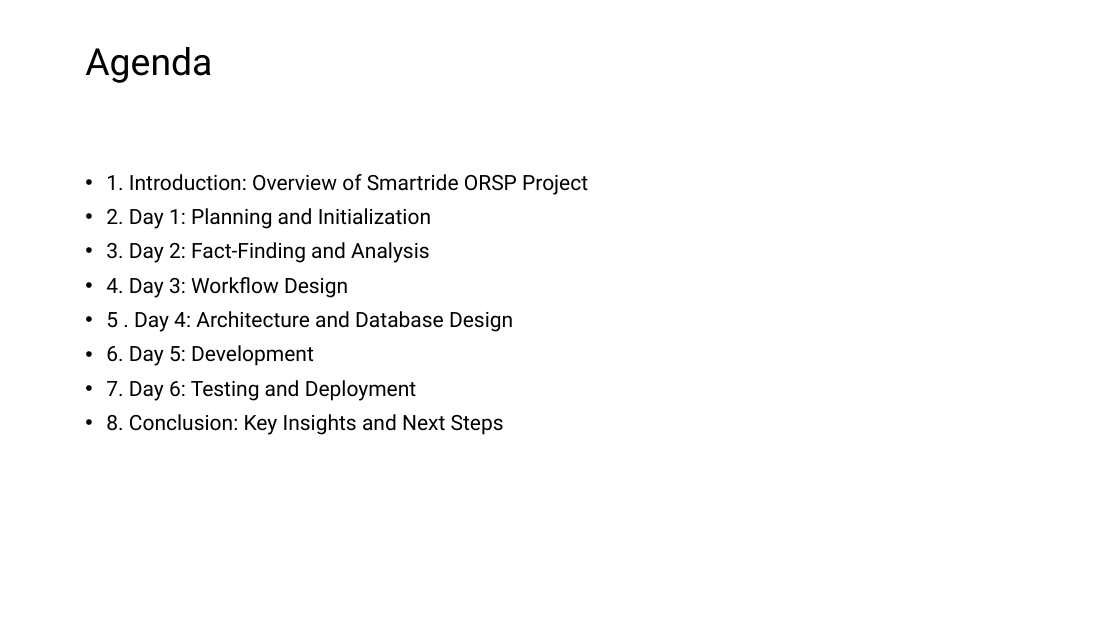
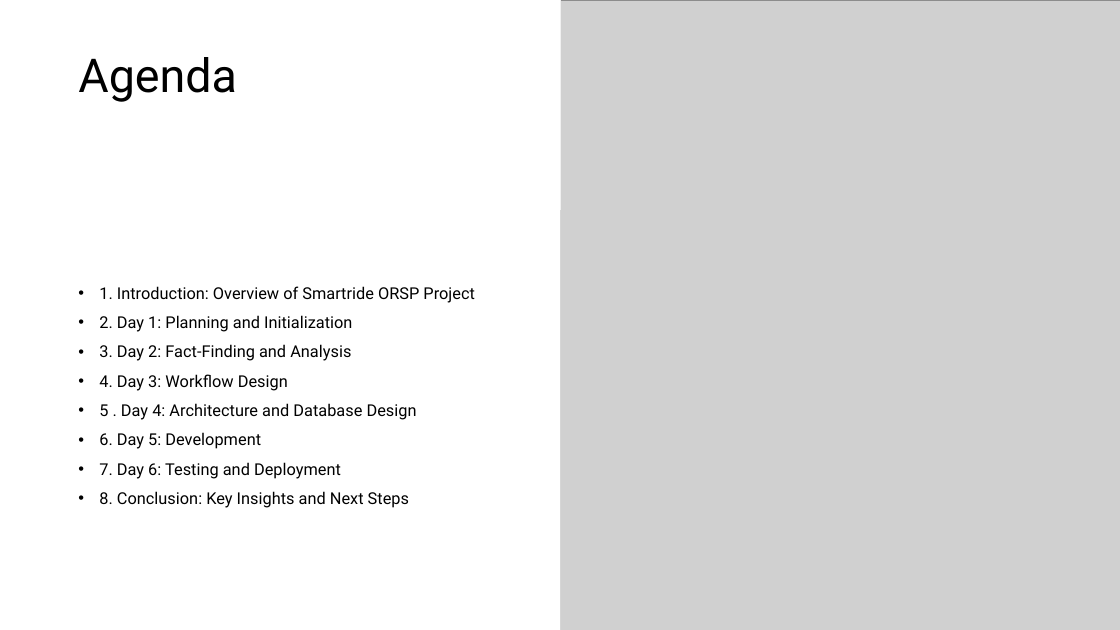
Before and after one commit to CheetoBuri/ProposalForSmartRide, a slide deck: slide 2 of Smartride proposal.pptx. Drawn at 1120x630 pixels with LibreOffice and Linux fonts; fonts in the diff are those of the drawing; grey boxes stand for pictures. Boxes give left, top, right and bottom in pixels: in the first picture for what was removed or moved away, otherwise in the second. Text is boxed around its words. In the diff, an @@ line names an element or a change of style, - is before the commit and + after.

```diff
--- a/Smartride proposal.pptx
+++ b/Smartride proposal.pptx
@@ rectangle added at bbox=[0, 0, 560, 630], fill #FFFFFF @@
@@ rectangle added at bbox=[0, 0, 560, 210], fill #FFFFFF @@
@@ picture added at bbox=[560, 0, 1120, 630] @@
@@ title "Agenda": place and size @@
-title "Agenda" at bbox=[85, 47, 212, 83]
+title "Agenda" at bbox=[78, 57, 237, 102]
@@ title "Agenda" at bbox=[78, 57, 237, 102]: size 32 to 40 pt @@
@@ text "1. Introduction: Overview of Smartride ...": place and size @@
-text "1. Introduction: Overview of Smartride ..." at bbox=[106, 174, 588, 435]
+text "1. Introduction: Overview of Smartride ..." at bbox=[99, 286, 475, 508]
@@ text "1. Introduction: Overview of Smartride ..." at bbox=[99, 286, 475, 508]: size 18 to 14 pt; vertical alignment top to middle @@
```
Also in this commit, not shown: 16 other slides changed.
